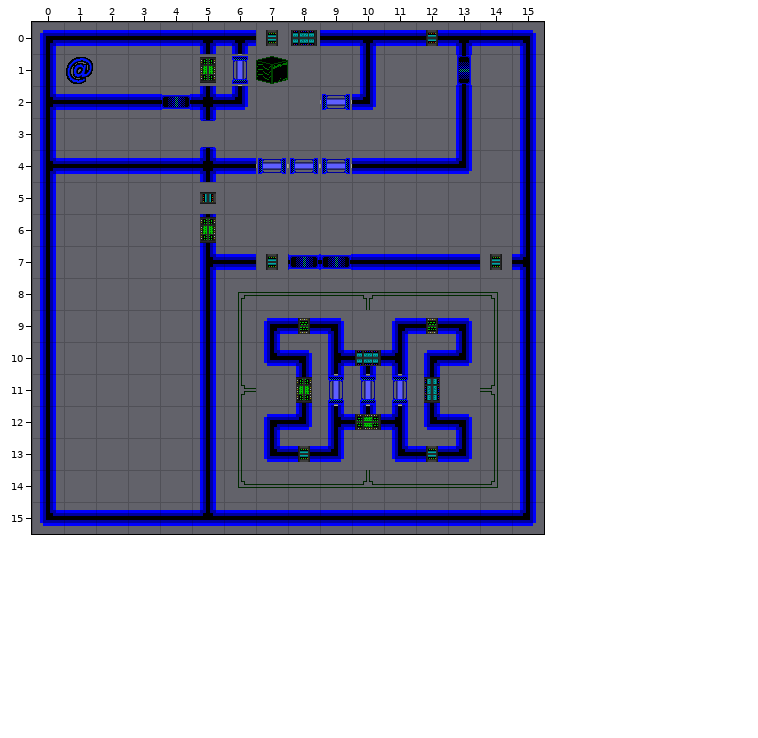
Tiled map: data/stories/1-in-the-beginning/level1.tmx. The picture above was drawn from the file before the commit.
Cells are 32x32 px. Shown: x 0..15, y 0..15.
The same view after the edit:
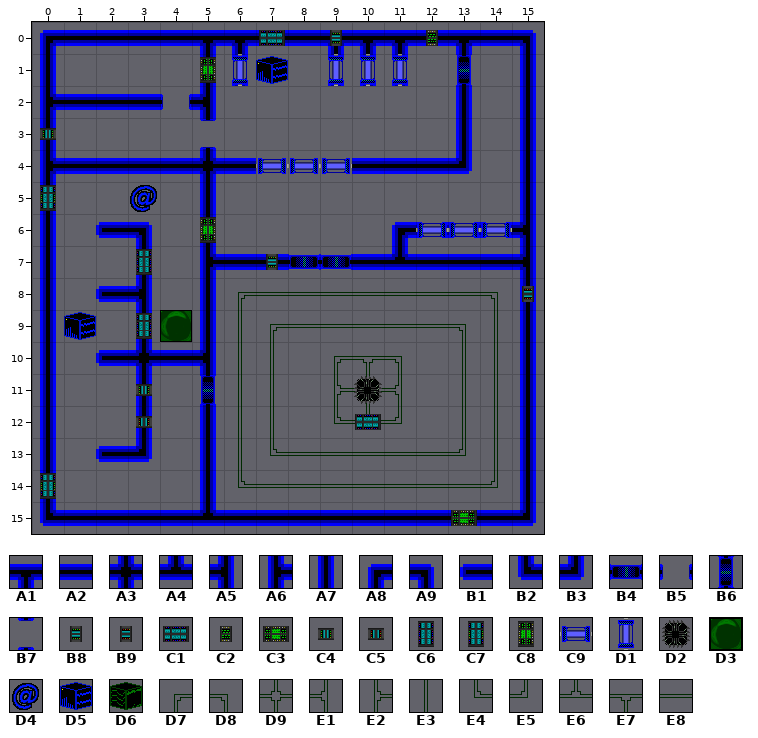
Key: from "alive": A1 0, A2 1, A3 2, A4 3, A5 4, A6 8, A7 10, A8 11, A9 12, B1 16, B2 19, B3 20, B4 32, B5 35, B6 36, B7 39, B8 40, B9 41, C1 42, C2 44, C3 46, C4 48, C5 49, C6 50, C7 51, C8 54, C9 64, D1 72, D2 80, D3 88, D4 96, D5 104, D6 112, D7 208, D8 209, D9 210, E1 211, E2 212, E3 213, E4 216, E5 217, E6 218, E7 219, E8 220.
__ is an empty cell.
Objects are placed by their top-left corner, in cells (3,4 is the top-left corner of cell 3,4); size is 1x1 cell unless given.
Tiles replaced or removed in this view: A1, A2, A3, A4, A5, A6, A7, A8, A9, B2, B3, B7, B8, C1, C5, D1, E1, E2, E6, E7.
Tiles of an added or newly shown layer are drawn over the layers below it.
Commit: add exit portal animation
Difference:
Changed rows in their new state; .. is an unchanged cell.
Layer "map" (removed):
first column x 0:
 0 .. .. .. .. .. .. .. __ __ __ .. __ .. .. .. ..
 1 .. .. .. .. .. .. __ .. .. .. __ .. .. .. .. ..
 2 .. .. .. .. .. __ __ .. .. .. __ .. .. .. .. ..
 5 __ .. .. .. .. __ .. .. .. .. .. .. .. .. .. ..
 6 .. .. .. .. .. .. .. .. .. .. .. .. .. .. .. __
 7 .. .. .. .. .. .. .. .. .. .. .. __ .. .. .. ..
 8 .. .. .. .. .. .. .. .. .. .. __ .. .. .. .. ..
 9 .. .. .. .. .. .. .. __ __ __ .. __ __ __ .. ..
10 .. .. .. .. .. __ .. __ __ __ __ __ __ __ .. ..
11 .. .. .. .. .. __ __ .. __ __ __ __ __ .. __ ..
12 .. .. .. .. .. .. .. __ __ __ __ __ __ __ .. ..
13 .. .. .. .. .. .. .. __ __ __ .. __ __ __ .. ..
14 __ .. .. .. .. .. .. .. .. .. __ .. .. .. .. ..
Layer "walls" (added):
first column x 0:
 0 .. .. .. .. .. .. .. A2 A2 A1 .. A1 .. .. .. ..
 1 .. .. .. .. .. A7 B7 .. .. B7 B7 B7 .. .. .. ..
 2 .. .. .. .. .. A5 .. .. .. .. .. .. .. .. .. ..
 5 A7 .. .. .. .. A7 .. .. .. .. .. .. .. .. .. ..
 6 .. .. B1 A9 .. .. .. .. .. .. .. A8 B5 B5 B5 A5
 7 .. .. .. A7 .. .. .. A2 .. .. .. A4 .. .. A2 ..
 8 .. .. B1 A5 .. .. .. .. .. .. E8 .. .. .. .. ..
 9 .. .. .. A7 .. .. .. D7 E8 E8 E8 E8 E8 D8 .. ..
10 .. .. B1 A3 A2 A5 .. E3 .. D7 E7 D8 .. E3 .. ..
11 .. .. .. A7 .. B7 E3 E3 .. E2 D9 E1 .. E3 E3 ..
12 .. .. .. A7 .. .. .. E3 .. E4 E6 E5 .. E3 .. ..
13 .. .. B1 B3 .. .. .. E4 E8 E8 E8 E8 E8 E5 .. ..
14 A7 .. .. .. .. .. .. .. .. .. E8 .. .. .. .. ..
Layer "map doodads" (added):
first column x 0:
 5 C7 .. .. ..
 7 .. .. .. C6
 9 .. .. .. C6
11 .. .. .. C4
12 .. .. .. C5
14 C7 .. .. ..
Layer "object doodads" (added):
added: D3 at 4,9
Layer "objects":
added: C2 "door switch" at 12,0
changed: B8 "broken term" at 14,7 -> B8 "broken term" at 9,0
added: C1 at 7,0
changed: D1 at 9,11 -> D1 at 6,1
changed: D1 at 10,11 -> D1 at 10,1
changed: D1 at 11,11 -> D1 at 11,1
added: D1 at 9,1
added: D5 "busy AI" at 7,1
added: C4 at 0,3
changed: C9 at 9,2 -> C9 at 7,4
changed: D4 "player" at 1,1 -> D4 "player" at 3,5
added: C9 "faulty cap" at 14,6
added: C9 at 12,6
added: C9 at 13,6
added: B9 "faulty term" at 15,8
added: D5 "busy AI" at 1,9
added: D2 at 10,11
added: B6 "escape hatch" at 5,11
added: C1 "central control" at 10,12
added: C3 "unlock central control" at 13,15
removed: B9 "door switch" at 12,0
removed: D6 "busy AI" at 7,1
removed: B4 "entry door" at 4,2
removed: C2 "term" at 12,9
removed: C2 "term" at 8,9
removed: C1 "term" at 10,10
removed: C6 "term" at 12,11
removed: C8 "term" at 8,11
removed: C3 "term" at 10,12
removed: B8 "term" at 12,13
removed: B8 "term" at 8,13
Where, in picture pixels (left, top, right, bottom), the same in both pictures:
changed: (163, 30, 436, 110)
old place: (66, 57, 93, 84)
added: (40, 128, 56, 140)
new place: (256, 150, 288, 182)
changed: (40, 185, 56, 211)
changed: (64, 182, 534, 485)
changed: (40, 473, 56, 499)
added: (451, 510, 477, 526)
